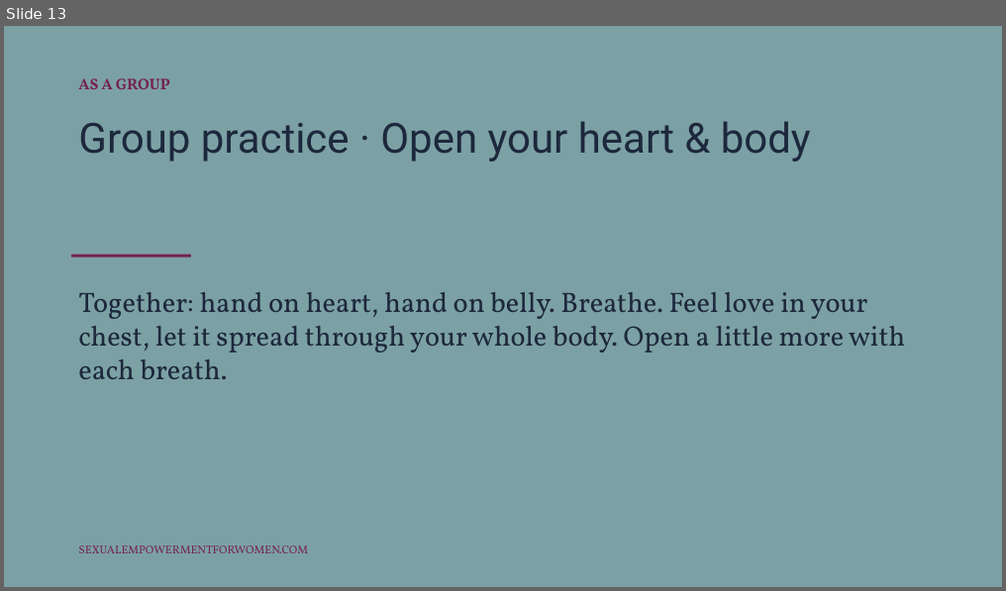
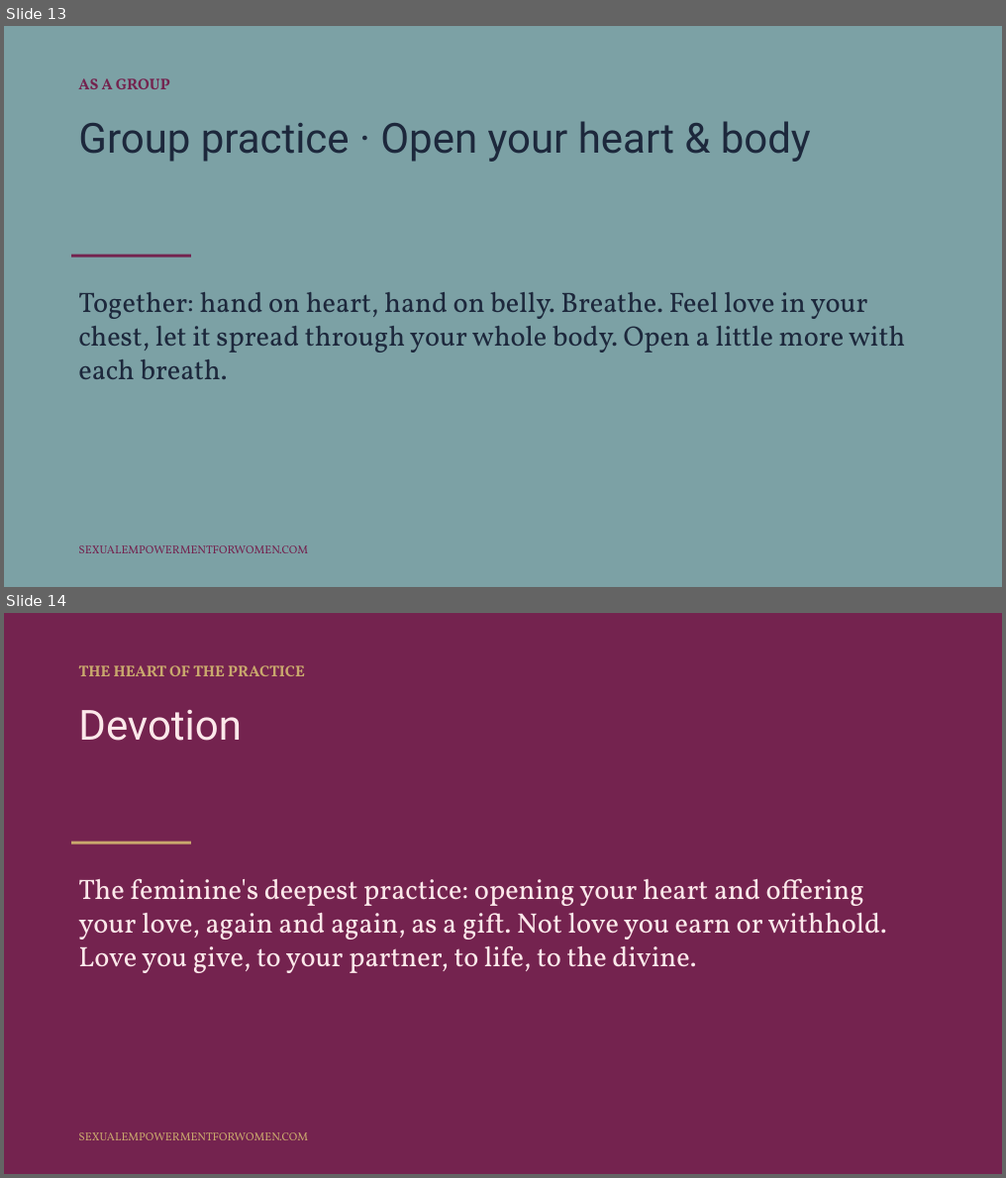
Before and after one commit to tarisha-starr/GitHub-folder, a slide deck: content/sessions/slides/Polarity-and-Attraction.pptx. Shown one above the other, each under a label of ours: slide 13 before the commit, slides 13 and 14 after it. The pictures are 1006x591 and 1006x1178 pixels, drawn with LibreOffice and Linux fonts; fonts in the diff are those of the drawing. Boxes give left, top, right and bottom in pixels: in the first picture for what was removed or moved away, otherwise in the second. Text is boxed around its words. In the diff, an @@ line names an element or a change of style, - is before the commit and + after.

```diff
--- a/content/sessions/slides/Polarity-and-Attraction.pptx
+++ b/content/sessions/slides/Polarity-and-Attraction.pptx
@@ slide 14 added at [4,613,1002,1174], background #74234F @@
@@ text added at [78,665,305,676], 15 pt, text #C9A86D, bold @@
+THE HEART OF THE PRACTICE
@@ text added at [78,709,242,741], 40 pt, text #FCE8EA @@
+Devotion
@@ rectangle added at [71,842,191,845], fill #C9A86D @@
@@ text added at [78,878,887,973], 27 pt, text #FCE8EA @@
+The feminine's deepest practice: opening your heart and offering your love, again and again, as a gift. Not love you earn or withhold. Love you give, to your partner, to life, to the divine.
@@ text added at [78,1133,308,1141], 11 pt, text #C9A86D @@
+SEXUALEMPOWERMENTFORWOMEN.COM
```
Also in this commit, not shown: 1 slide changed, 2 other slides added, 3 other files.
